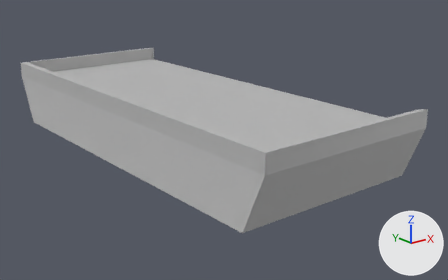
Renders of the FBX model Assets/Models/float.fbx from each side of a commit.
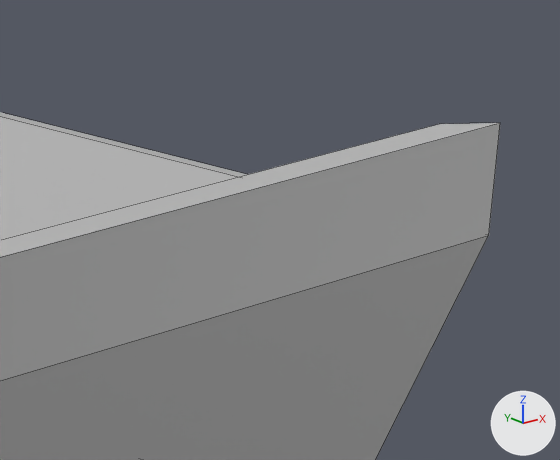
The first picture shows the older version from a 50 mm lens placed at (-0.938, -1.323, 0.396), pointed at (0.05, -0.088, -0.098). The close-ups show both versions on the part from 77% to 98% of the width and 32% to 59% of the height of that picture; other places that the commit changed are outside them. The axes (+X, +Y, +Z) are drawn at lower right. The lights are the same throughout. The close-ups show mesh edges as thin lines. Where no turn or scale is listed for an object, it has been applied to the vertices.

Names of what the first close-up shows: 'FLoat'.
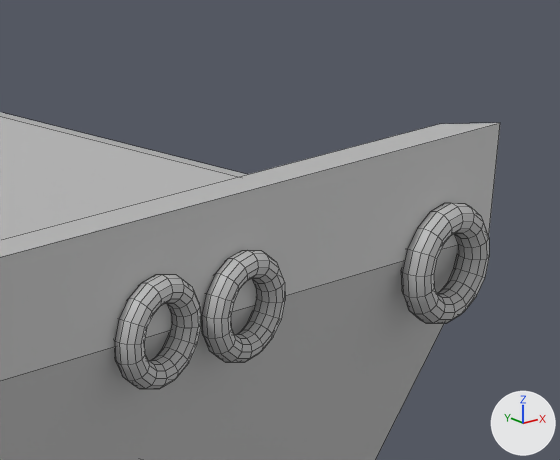
Location of each change, (x1, y1, x2, y2) in pixels of the close-ups (560 x 460 px):
'pTorus4', added: after (401, 203, 489, 323)
'pTorus1', added: after (114, 275, 201, 389)
'pTorus2', added: after (201, 250, 285, 362)

What changed in the scene script:
```text
Add me_mesh_003:
    me_mesh_003.from_pydata(...)  # a torus around y (ring radius 0.017, tube radius 0.0057) spanning x -0.0227..0.0227, y -0.0057..0.0057, z -0.0227..0.0227
    me_mesh_003.materials.append(mat_lambert1)  # grey #bcbcbc
Add me_mesh_004:
    me_mesh_004.from_pydata(...)  # a torus around y (ring radius 0.015, tube radius 0.005) spanning x -0.02..0.02, y -0.005..0.005, z -0.02..0.02
    me_mesh_004.materials.append(mat_lambert1)  # grey #bcbcbc
Add ob_ptorus4:
    ob_ptorus4 = bpy.data.objects.new('pTorus4', me_mesh_003)
    ob_ptorus4.location = (0.2103, -0.5712, 0.0055)
Add ob_ptorus2:
    ob_ptorus2 = bpy.data.objects.new('pTorus2', me_mesh_004)
    ob_ptorus2.location = (0.0928, -0.5712, 0.0121)
Add ob_ptorus1:
    ob_ptorus1 = bpy.data.objects.new('pTorus1', me_mesh_004.copy())
    ob_ptorus1.location = (0.047, -0.5712, 0.0121)
```
